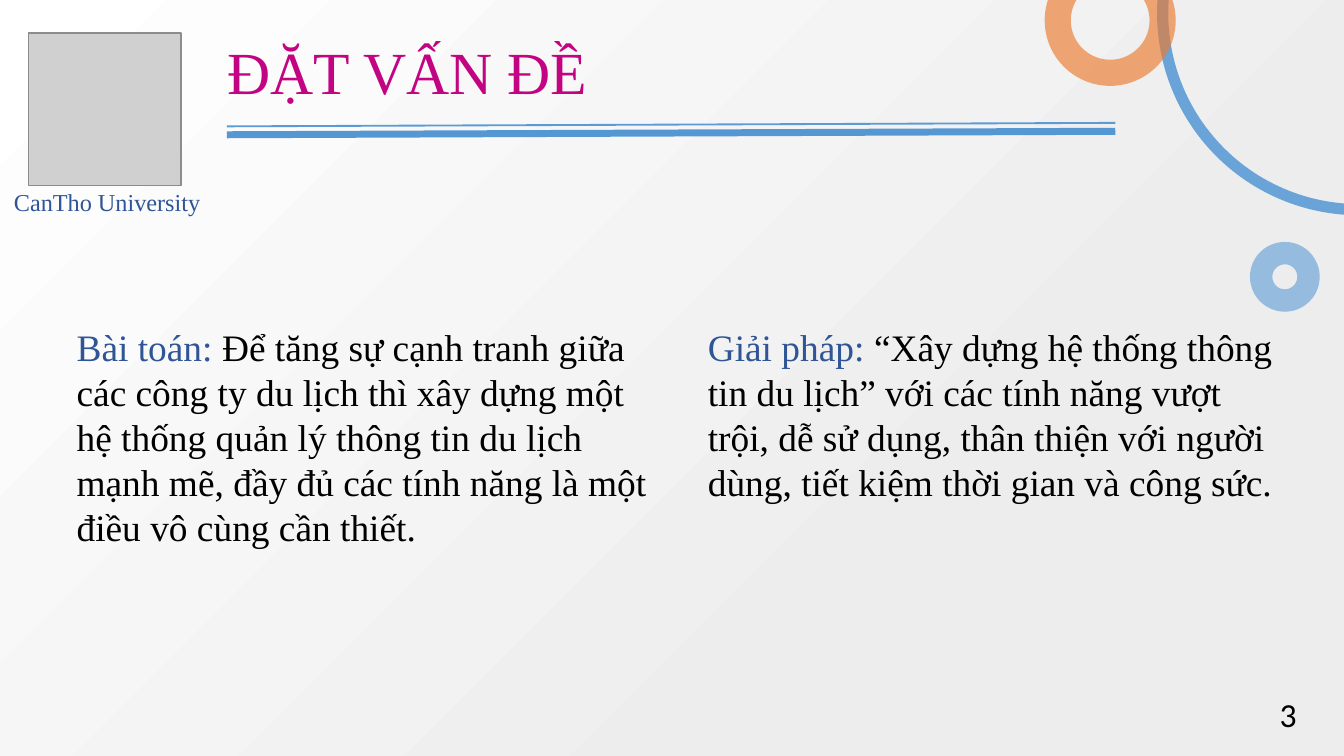
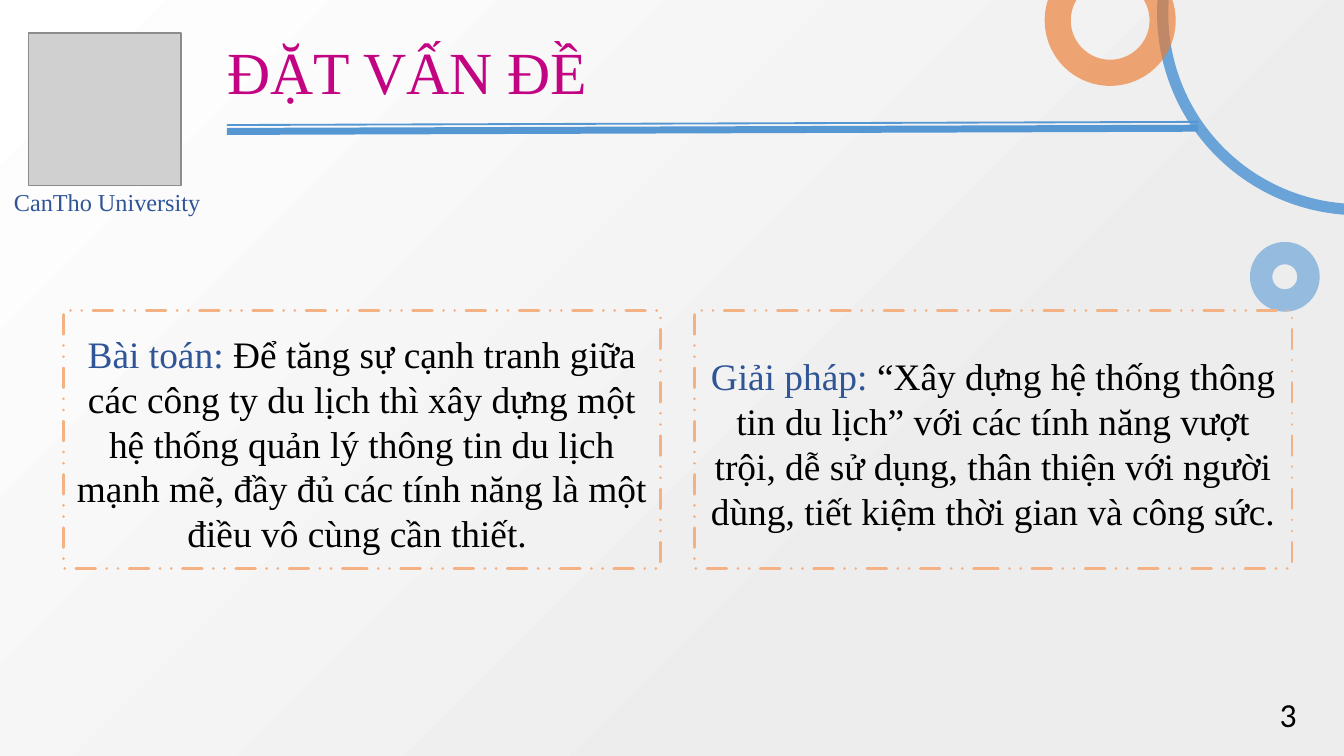
Before and after one commit to lethanhtan/TMA_CTU_Thesis, a slide deck: slide 4 of doc/TMA_CTU_Thesis_Presentation_Ver2.pptx. Drawn at 1344x756 pixels with LibreOffice and Linux fonts; fonts in the diff are those of the drawing; grey boxes stand for pictures. Boxes give left, top, right and bottom in pixels: in the first picture for what was removed or moved away, otherwise in the second. Text is boxed around its words. In the diff, an @@ line names an element or a change of style, - is before the commit and + after.

```diff
--- a/doc/TMA_CTU_Thesis_Presentation_Ver2.pptx
+++ b/doc/TMA_CTU_Thesis_Presentation_Ver2.pptx
@@ line moved from (227, 134) - (1116, 132) to (227, 132) - (1199, 128) @@
@@ line moved from (227, 126) - (1116, 122) to (227, 125) - (1199, 122) @@
@@ line (227, 125) - (1199, 122): stroke #5B9BD5 1 pt to #5698D3 1 pt @@
@@ text "Bài toán: Để tăng sự ...": place and size @@
-text "Bài toán: Để tăng sự ..." at (77, 334, 646, 548)
+text "Bài toán: Để tăng sự ..." at (63, 310, 661, 569)
@@ text "Bài toán: Để tăng sự ..." at (63, 310, 661, 569): alignment left to centre; vertical alignment top to middle; outline none to #F4B183 1.5 pt dashed @@
@@ text "Giải pháp: “Xây dựng hệ ..." at (695, 310, 1293, 569): alignment left to centre; vertical alignment top to middle; outline none to #F4B183 1.5 pt dashed @@
@@ text "Giải pháp: “Xây dựng hệ ...": place and size @@
-text "Giải pháp: “Xây dựng hệ ..." at (708, 334, 1272, 503)
+text "Giải pháp: “Xây dựng hệ ..." at (695, 310, 1293, 569)
```
Also in this commit, not shown: 31 other slides changed, 14 slides added, 2 slides removed.
